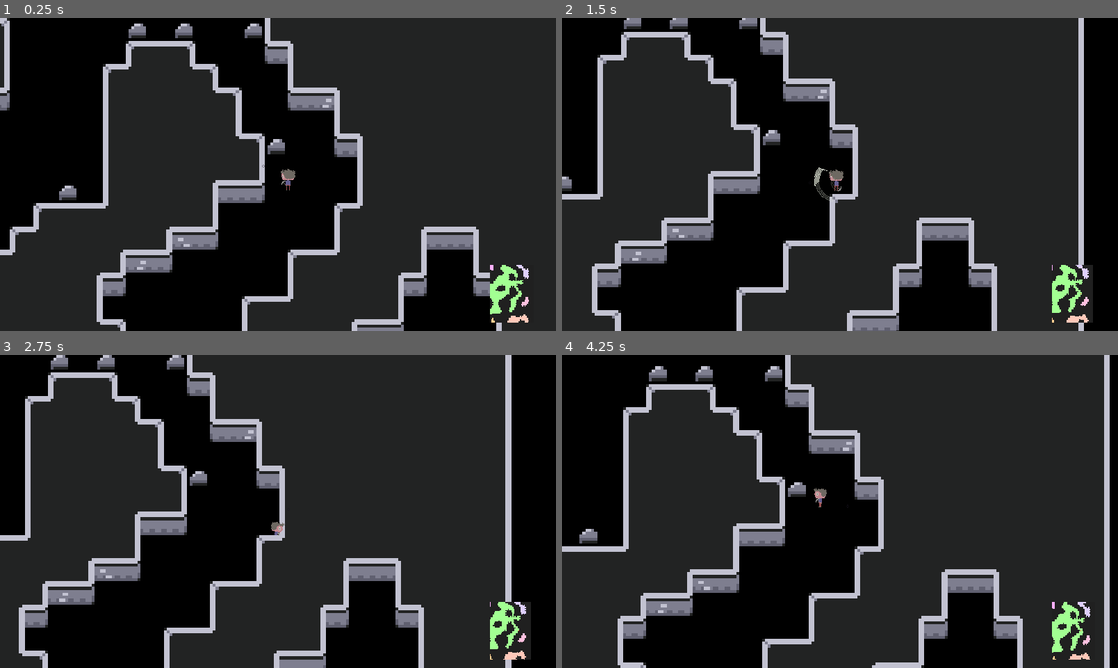
Above: before the commit, frames 1-4 (two rows, left to right).
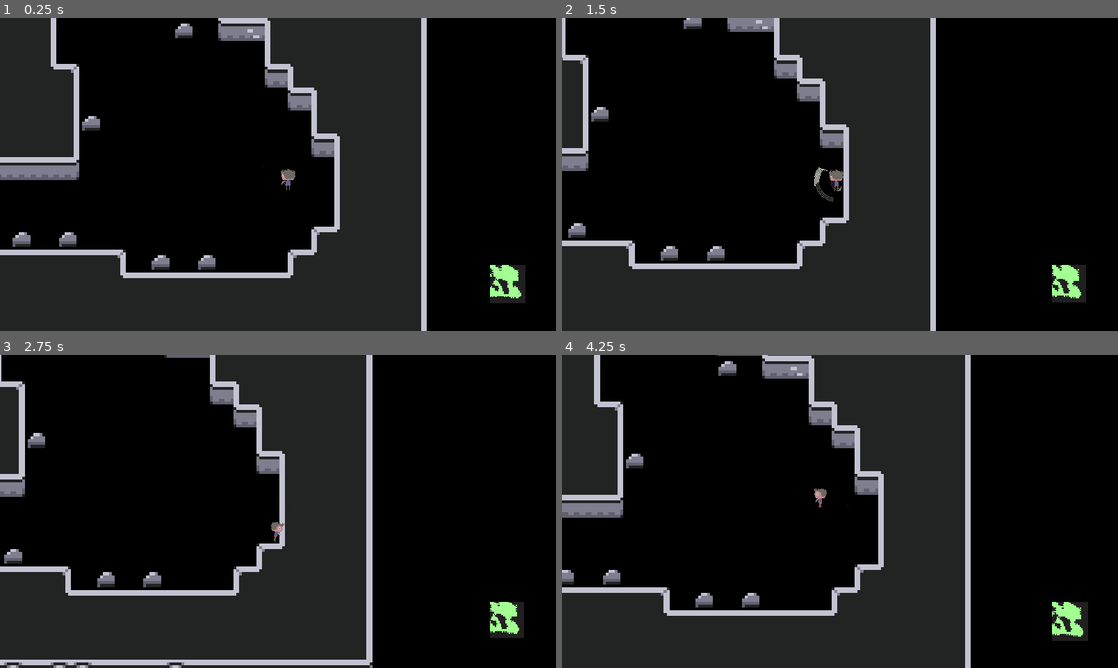
Above: after the commit, the same moments.

Repository: FrankJRix/minorman-game
Game: Godot game, scene res://classes/procedural_generation/ProceduralGeneration.tscn
Two runs of this game, one before a commit and one after it. Both use one fixed random seed, a clock stepped at 60 frames per second and the inputs below. This scene is started directly instead of the project's main scene.
Inputs (mouse positions are in pixels of both pictures, inside the frame that each line leads up to):
- Up to frame 1 (0.25 s): no input
- Up to frame 2 (1.5 s): tap Enter (test_fullscreen) at 0.5 s; move the mouse to (962, 158) at 0.52 s; hold D (move_east) 0.53-1.28 s; tap E (interact) at 0.6 s; tap Space (jump) at 0.77 s; move the mouse to (728, 190) at 1.27 s; hold S (move_south) from 1.28 s (still down); click (728, 190) at 1.35 s
- Up to frame 3 (2.75 s): tap Space (jump) at 1.52 s; tap E (interact) at 1.55, 2.1 s; move the mouse to (333, 442) at 2.02 s; release S (move_south) at 2.03 s; hold D (move_east) from 2.03 s (still down)
- Up to frame 4 (4.25 s): move the mouse to (812, 574) at 2.77 s; release D (move_east) at 2.78 s; hold W (move_north) 2.78-3.53 s; tap Shift (sprint) at 2.85 s; tap Space (jump) at 3.02, 3.77 s; tap E (interact) at 3.05, 3.6 s; move the mouse to (1006, 558) at 3.52 s; hold A (move_west) from 3.53 s (still down)

The runs differ from the first frame. In frame 1, 58% of the frame differs, in the area x 0-100%, y 0-100%; in frame 2, 57%; in frame 3, 57%; in frame 4, 59%, in the area x 0-99%, y 0-100%.
Error in both runs: Invalid get index 'jump' (on base: 'Dictionary'). (res://characters/player/norman_state_machine.gd:16)

Commit message:
Refactorino.

Diff:
--- a/00_MinorMan/classes/procedural_generation/ProceduralGeneration.tscn
+++ b/00_MinorMan/classes/procedural_generation/ProceduralGeneration.tscn
@@ -8,8 +8,6 @@
 
 [node name="ProceduralGeneration" type="Node"]
 script = ExtResource( 1 )
-CAVE_WIDTH = 100
-CAVE_HEIGHT = 100
 
 [node name="YSort" type="YSort" parent="."]
 
--- a/00_MinorMan/classes/procedural_generation/cave_generator.gd
+++ b/00_MinorMan/classes/procedural_generation/cave_generator.gd
@@ -22,7 +22,7 @@
 var previous_map := []
 
 var tunnels = {} # list of tunnels and related data
-# { "(id)": { "start": Vector2 coordinate} }
+# { "(id)": { "start": Vector2 coordinate, "area": numero di caselle } }
 
 var largest_tunnel = {
 	"id": 0,
@@ -139,7 +139,7 @@
 	while not frontier.size() == 0:
 		current = frontier.pop_front()
 		for next in get_frontier_neighbors(current):
-			if is_visitable_and_not_visited(next):
+			if is_visitable(next) and is_not_visited(next):
 				frontier.push_front(next)
 				set_tile_id(next, id)
 				tunnel_data["area"] += 1
@@ -159,8 +159,12 @@
 	return [Vector2(x, y-1), Vector2(x, y+1), Vector2(x-1, y), Vector2(x+1, y)]
 
 
-func is_visitable_and_not_visited(pos):
-	return map[pos.x][pos.y]["state"] == FREE_SPACE and map[pos.x][pos.y]["tunnel_id"] == 0
+func is_visitable(pos):
+	return map[pos.x][pos.y]["state"] == FREE_SPACE
+
+
+func is_not_visited(pos):
+	return map[pos.x][pos.y]["tunnel_id"] == 0
 
 
 func set_tile_id(tile_pos, id):
Not shown: 3 places in 00_MinorMan/characters/enemies/TemplateEnemy.tscn that only renumber resources
